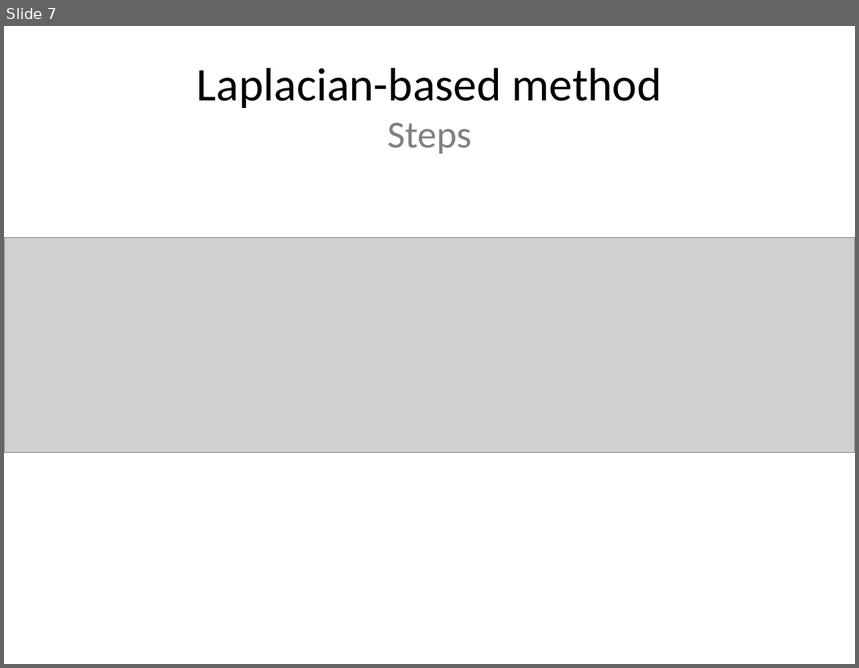
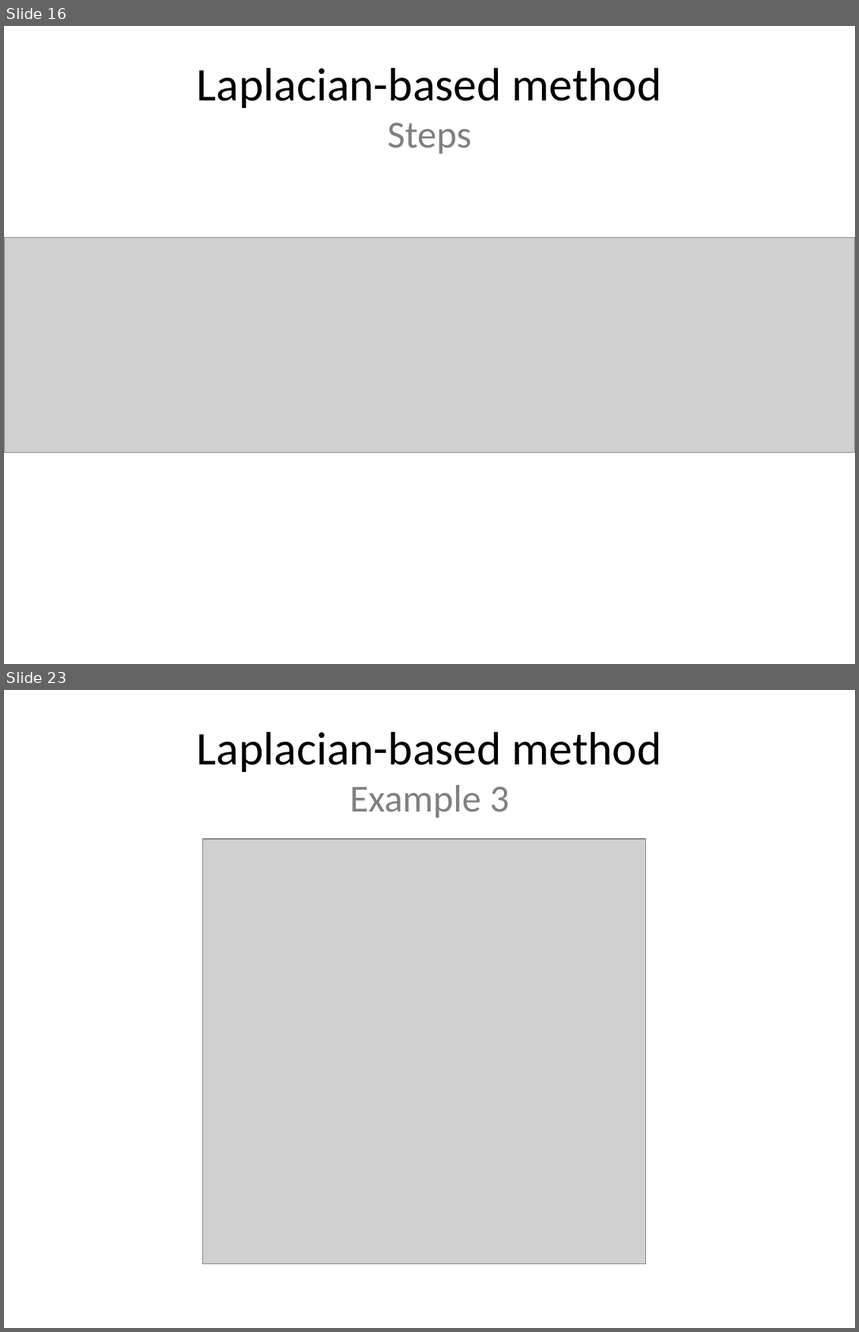
Before and after one commit to leoninnovate/6.344-Project, a slide deck: docs/presentation/presentation.pptx. Shown one above the other, each under a label of ours: slide 7 before the commit, slides 16 and 23 after it; the slides between them are not shown. The pictures are 859x668 and 859x1332 pixels, drawn with LibreOffice and Linux fonts; fonts in the diff are those of the drawing; grey boxes stand for pictures. Boxes give left, top, right and bottom in pixels: in the first picture for what was removed or moved away, otherwise in the second. Text is boxed around its words. In the diff, an @@ line names an element or a change of style, - is before the commit and + after.

```diff
--- a/docs/presentation/presentation.pptx
+++ b/docs/presentation/presentation.pptx
@@ slide 23 added at [4, 690, 855, 1328], background #FFFFFF @@
@@ title added at [197, 732, 662, 818], 39.6 pt, text #000000 @@
+Laplacian-based method
+Example 3
@@ picture added at [202, 839, 645, 1265] @@
@@ what was slide 7 is now slide 16 @@
```
Also in this commit, not shown: 3 slides changed, 18 other slides added, 1 slide removed, 5 other files.
